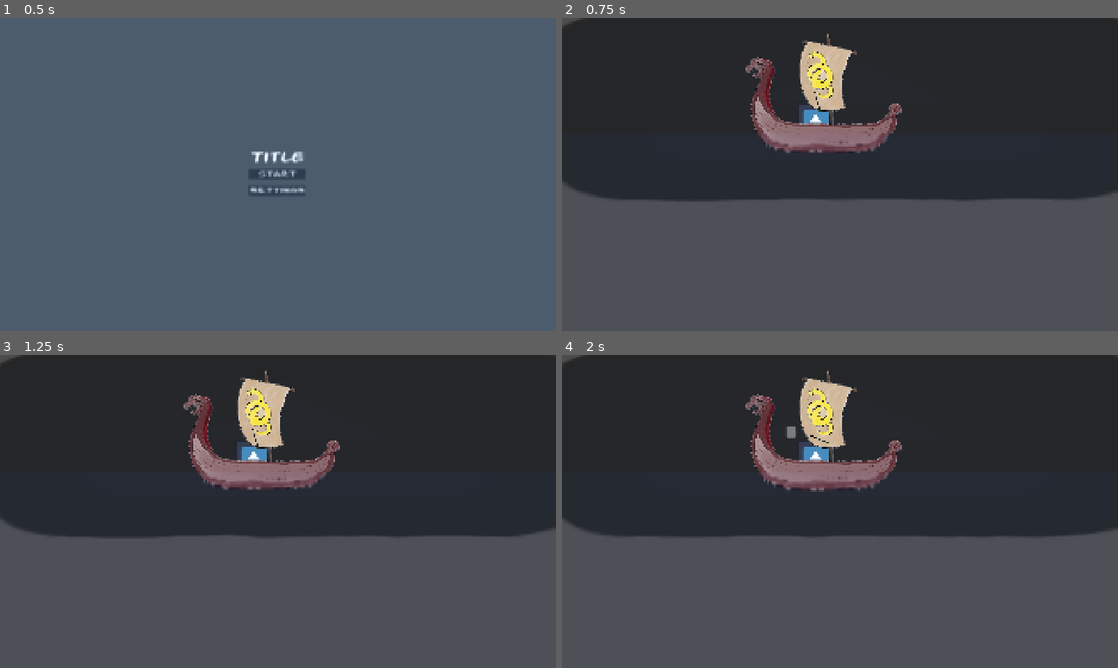
Above: before the commit, frames 1-4 (two rows, left to right).
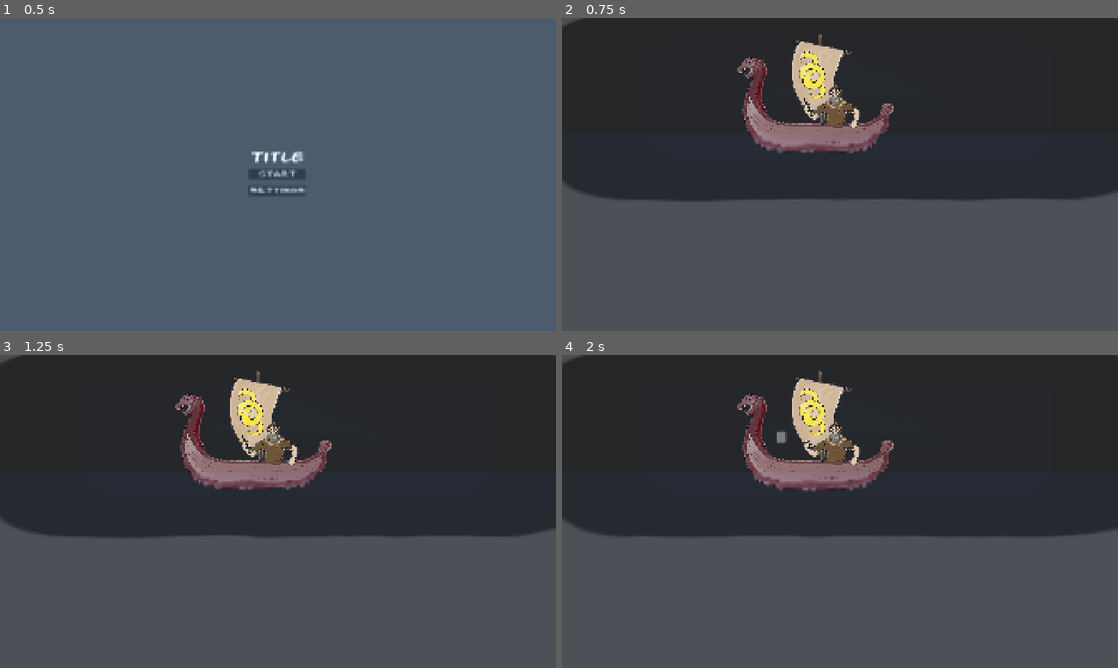
Above: after the commit, the same moments.

Repository: PARCISZEWSKI/fishinggwj
Game: Godot game, scene res://interface/main_menu.tscn
Same seed, same stepped clock (60 frames per second), same inputs: the game is played once before the commit and once after it. The engine's default icon, where the game draws it, is replaced by a stand-in: a white triangle on a blue panel in a dark square.
Inputs (mouse positions are in pixels of both pictures, inside the frame that each line leads up to):
- Up to frame 1 (0.5 s): no input
- Up to frame 2 (0.75 s): click "Start" at 0.5 s
- Up to frame 3 (1.25 s): no input
- Up to frame 4 (2 s): tap Enter at 1.25 s; move the mouse to (962, 495) at 1.27 s; press the mouse at (962, 495) at 1.28 s

Frame 1 is identical in both runs. In frame 2, 3.7% of the frame differs, in the area x 31-62%, y 4-44%; in frame 3, 3.6%; in frame 4, 3.8%.

Commit message:
Bátamaður

Diff:
--- a/interface/main_menu.tscn
+++ b/interface/main_menu.tscn
@@ -179,6 +179,7 @@
 text = "Back"
 
 [node name="waterShader" parent="." instance=ExtResource("2_dftu7")]
+z_index = 10
 material = SubResource("ShaderMaterial_wwcsp")
 position = Vector2(978.125, 553.875)
 scale = Vector2(1991.75, 1164.25)
--- a/nodes/player.tscn
+++ b/nodes/player.tscn
@@ -1,24 +1,19 @@
-[gd_scene load_steps=5 format=3 uid="uid://kyv8vx6ntb8s"]
+[gd_scene load_steps=4 format=3 uid="uid://kyv8vx6ntb8s"]
 
 [ext_resource type="Script" uid="uid://o63u6p4bhfns" path="res://nodes/player.gd" id="1_bms3g"]
-[ext_resource type="Texture2D" uid="uid://b6ifsx6vy7h2h" path="res://icon.svg" id="1_u63mc"]
+[ext_resource type="Texture2D" uid="uid://dva4tkpv6eyev" path="res://assets/bátur með dúddda.png" id="2_me0cc"]
 [ext_resource type="PackedScene" uid="uid://u2tnc6x8pm77" path="res://nodes/spear.tscn" id="3_me0cc"]
-[ext_resource type="Texture2D" uid="uid://bw828h46l0sp5" path="res://assets/bátur.png" id="4_hqdnm"]
 
 [node name="player" type="Node2D"]
 script = ExtResource("1_bms3g")
 availableItems = Array[int]([0])
 
-[node name="Icon" type="Sprite2D" parent="."]
-position = Vector2(-6, -97)
-texture = ExtResource("1_u63mc")
-
-[node name="Bátur" type="Sprite2D" parent="."]
-position = Vector2(22, -202)
-texture = ExtResource("4_hqdnm")
-
 [node name="items" type="Node2D" parent="."]
 
+[node name="BáturMeðDúddda" type="Sprite2D" parent="items"]
+position = Vector2(-5, -202)
+texture = ExtResource("2_me0cc")
+
 [node name="spear" parent="items" instance=ExtResource("3_me0cc")]
-position = Vector2(0, -167)
+position = Vector2(-34, -150)
 throw_force = 10.0
--- a/scenes/main.tscn
+++ b/scenes/main.tscn
@@ -22,7 +22,7 @@
 shader_parameter/speed = Vector2(0.03, 0.07)
 shader_parameter/wave_strength = 2.0
 shader_parameter/scale_y = 100.0
-shader_parameter/y_zoom = 0.620921
+shader_parameter/y_zoom = 0.289664
 
 [sub_resource type="CanvasTexture" id="CanvasTexture_1elys"]
 
Binary file added: assets/bátur með dúddda.png
Not shown, added: assets/bátur með dúddda.png.import
